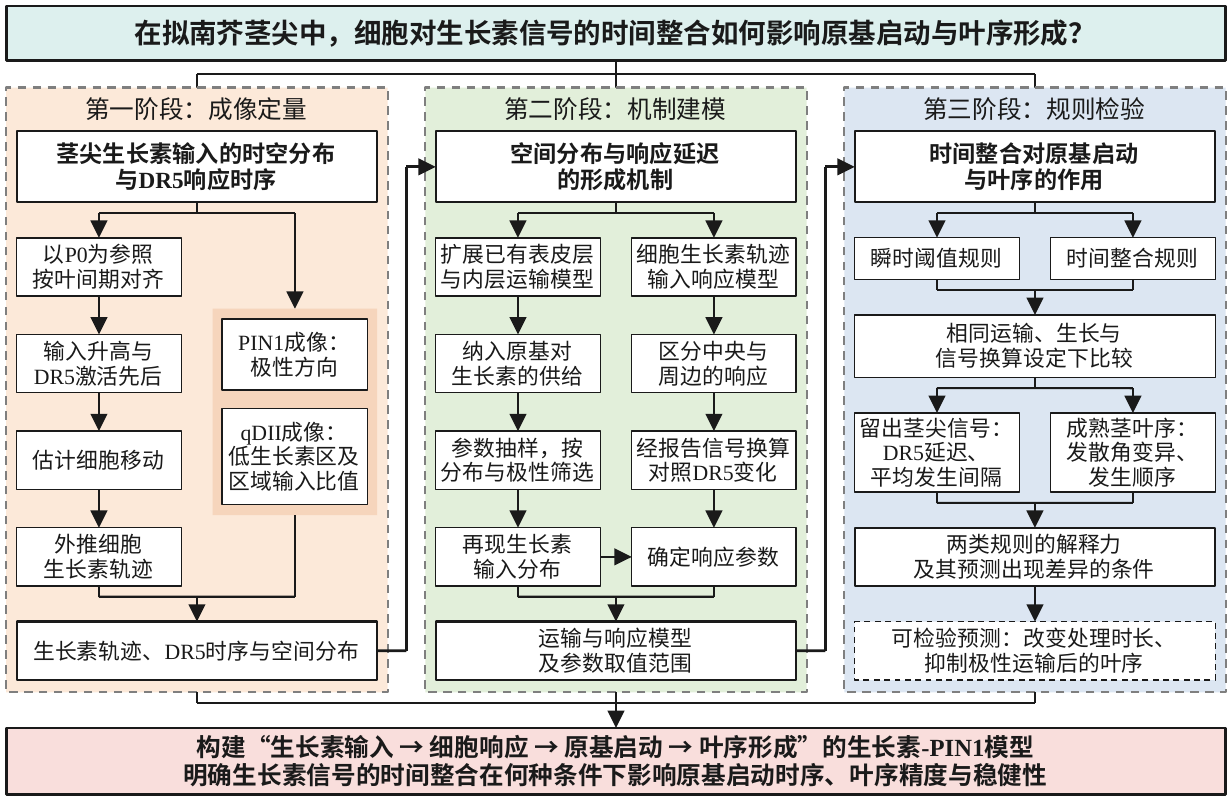
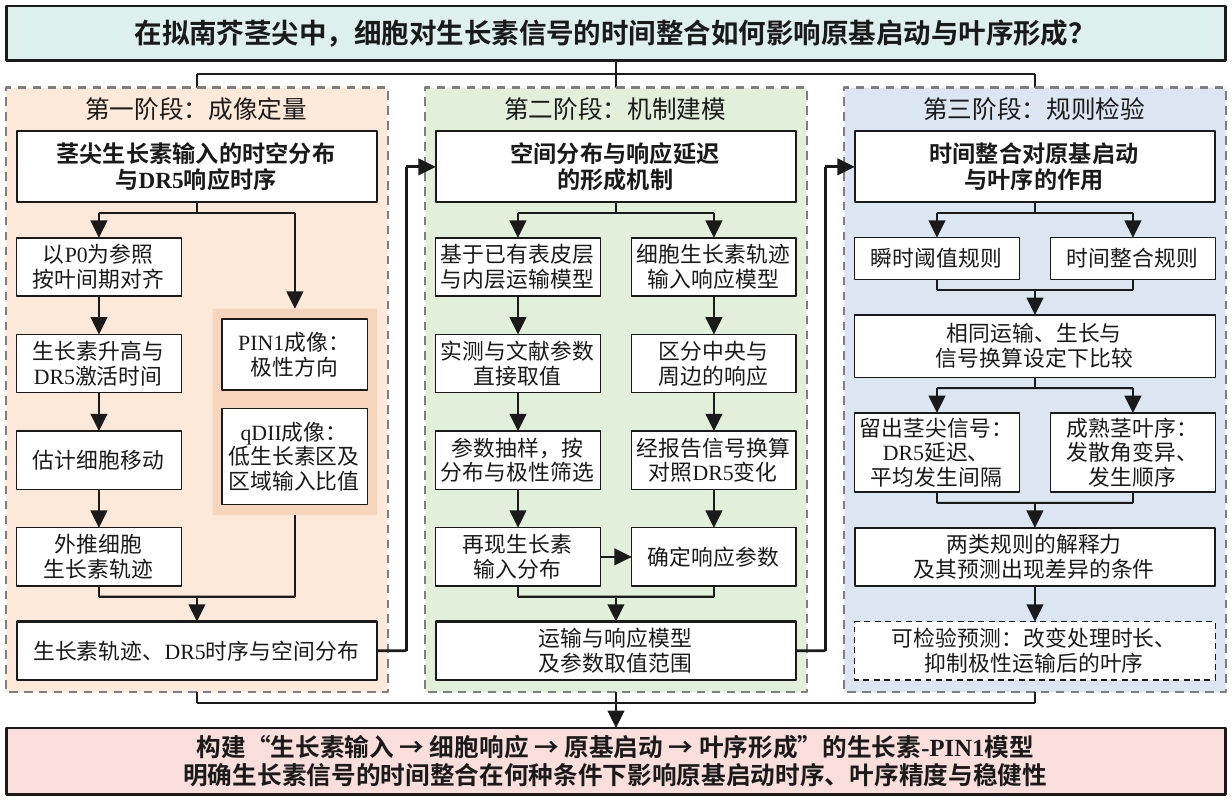
Before and after one commit to Aria0516/model, a slide deck: slide 1 of figures/prior_work/ppt/fig2-1_roadmap.pptx. Drawn at 1232x801 pixels with LibreOffice and Linux fonts; fonts in the diff are those of the drawing. Boxes give left, top, right and bottom in pixels: in the first picture for what was removed or moved away, otherwise in the second. Text is boxed around its words. In the diff, an @@ line names an element or a change of style, - is before the commit and + after.

```diff
--- a/figures/prior_work/ppt/fig2-1_roadmap.pptx
+++ b/figures/prior_work/ppt/fig2-1_roadmap.pptx
@@ text in rectangle at <box>441,243,594,269</box>: text changed @@
-扩展已有表皮层
+基于已有表皮层
@@ text in rectangle at <box>33,340,164,386</box>: text changed @@
-输入升高与
-DR5激活先后
+生长素升高与
+DR5激活时间
@@ text in rectangle at <box>441,340,594,386</box>: text changed @@
-纳入原基对
-生长素的供给
+实测与文献参数
+直接取值
```
Also in this commit, not shown: 2 other files.
